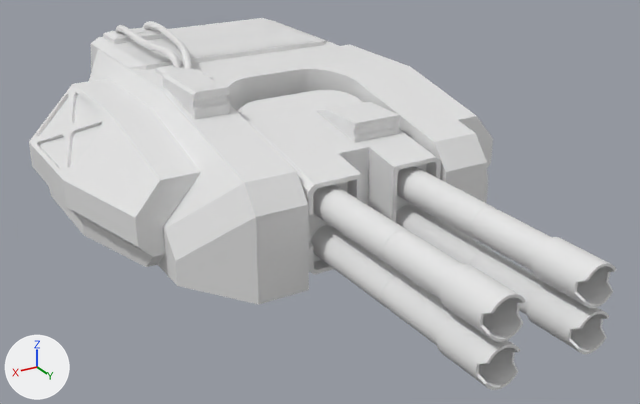
One commit to the FBX model OnyxArmamentCo/Models/Cubes/large/SC_AR_Afflictor_Turret.fbx: the scene before it, then after it.
Camera for both pictures: a 50 mm camera at (0.0525, 0.1013, 0.0472) aimed at (0.0002, 0.014, 0.0036). Every picture has the same lights, and +X, +Y and +Z are marked at lower left. Where no turn or scale is listed for an object, it has been applied to the vertices.

Names of what the first picture shows: 'Cube.001', 'Cube.003 (L).006', 'Cube.003 (L).007', 'Cube.013', 'Cube.014', 'Cube.015', 'Cylinder.001 (L).001', 'Cylinder.001 (L).002', 'Dual Cover.002 (L)', 'Long Double Inset.001', 'NurbsPath.003', 'Tiedown Handle.001'.
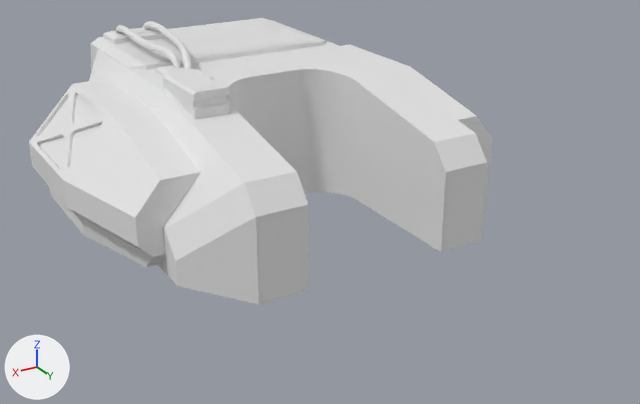
Patch to the scene script:
```diff
--- a/OnyxArmamentCo/Models/Cubes/large/SC_AR_Afflictor_Turret.fbx.py
+++ b/OnyxArmamentCo/Models/Cubes/large/SC_AR_Afflictor_Turret.fbx.py
@@ ob_cylinder_001__l__002 @@
-ob_cylinder_001__l__002 = bpy.data.objects.new('Cylinder.001 (L).002', me_cylinder_036)
-ob_cylinder_001__l__002.location = (0.0, 0.01544, 0.00725)
@@ ob_cube_003__l__007 @@
-ob_cube_003__l__007 = bpy.data.objects.new('Cube.003 (L).007', me_cube_110)
-ob_cube_003__l__007.location = (0.0, 0.01544, 0.00725)
@@ ob_cylinder_001__l__001 @@
-ob_cylinder_001__l__001 = bpy.data.objects.new('Cylinder.001 (L).001', me_cylinder_035)
-ob_cylinder_001__l__001.location = (0.0, 0.01544, 0.00725)
@@ ob_cube_003__l__006 @@
-ob_cube_003__l__006 = bpy.data.objects.new('Cube.003 (L).006', me_cube_109)
-ob_cube_003__l__006.location = (0.0, 0.01544, 0.00725)
@@ ob_dual_cover_002__l @@
-ob_dual_cover_002__l = bpy.data.objects.new('Dual Cover.002 (L)', me_plane_530)
-ob_dual_cover_002__l.location = (0.0, 0.01544, 0.00725)
```

Location of each change, [x1, y1, x2, y2] in pixels of the pictures (640 x 404 px):
'Cylinder.001 (L).002', deleted
    before: [313, 166, 616, 342]
    faces in mat_paintedmetal_darker (its picture is missing): [313, 166, 616, 342]
    faces in mat_metal_dull (its picture is missing): [384, 207, 497, 265]
'Cylinder.001 (L).001', deleted
    before: [311, 204, 609, 390]
    faces in mat_paintedmetal_darker (its picture is missing): [311, 204, 609, 390]
    faces in mat_metal_dull (its picture is missing): [382, 250, 494, 309]
'Cube.003 (L).007', deleted
    before: [237, 90, 441, 275]
'Cube.003 (L).006', deleted
    before: [317, 102, 400, 143]
    faces in mat_metalmilitary (its picture is missing): [317, 102, 400, 143]
    faces in mat_genericglass (its picture is missing): [358, 116, 396, 141]
'Dual Cover.002 (L)', deleted
    before: [344, 153, 369, 205]
